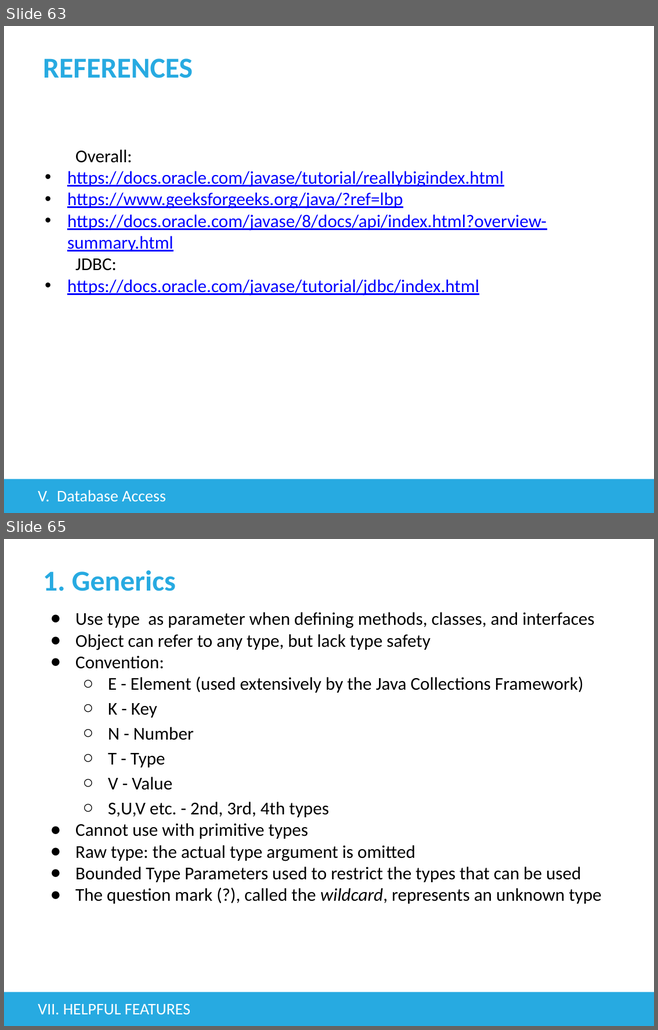
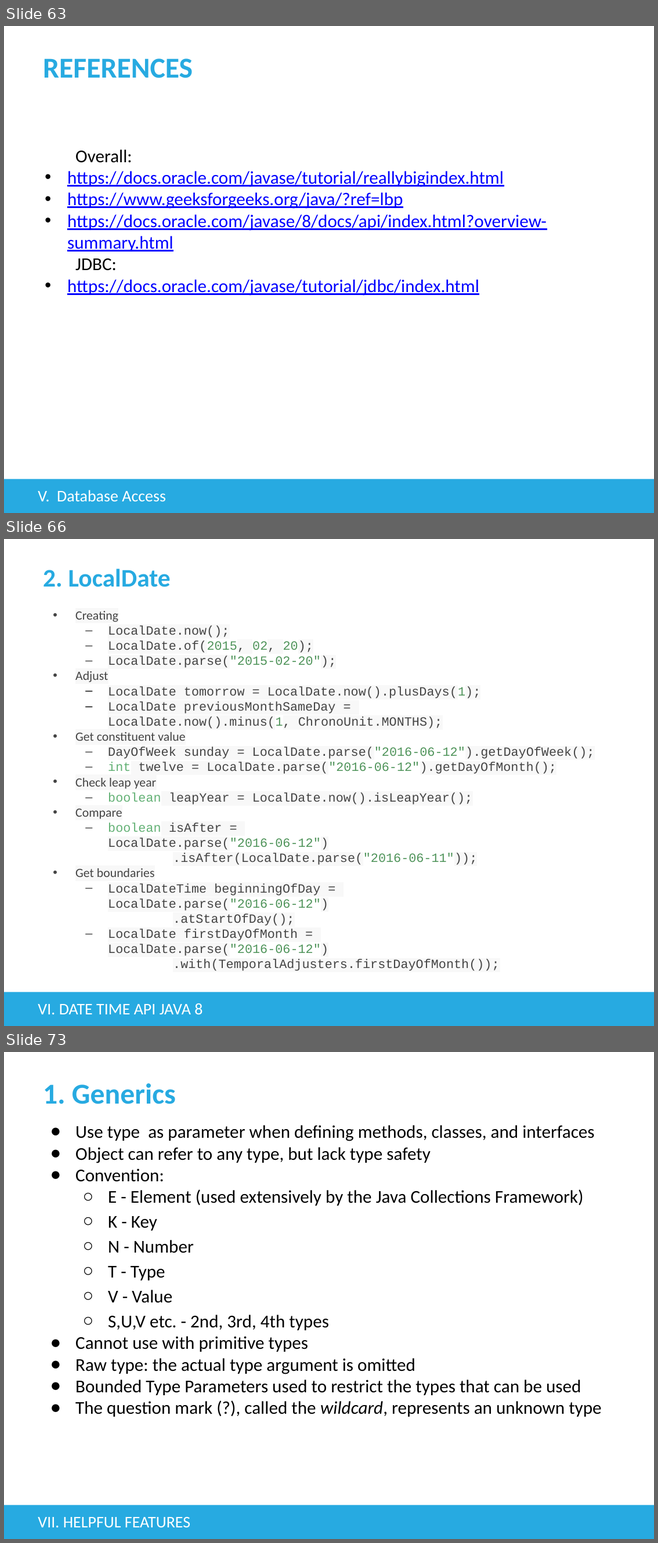
Before and after one commit to tienphat14/java-exercise, a slide deck: src/main/resources/Basic Java.pptx. Shown one above the other, each under a label of ours: slides 63 and 65 before the commit, slides 63, 66 and 73 after it; the slides between them are not shown. The pictures are 658x1030 and 658x1543 pixels, drawn with LibreOffice and Linux fonts; fonts in the diff are those of the drawing; background and template pictures are left out. Boxes give left, top, right and bottom in pixels: in the first picture for what was removed or moved away, otherwise in the second. Text is boxed around its words. In the diff, an @@ line names an element or a change of style, - is before the commit and + after.

```diff
--- a/src/main/resources/Basic Java.pptx
+++ b/src/main/resources/Basic Java.pptx
@@ slide 66 added at [4,539,654,1026], background #FFFFFF; not listed: 1 template element that a slide beside it also shows @@
@@ title added at [43,569,170,587], 28 pt, text #27AAE1, bold @@
+2. LocalDate
@@ text added at [75,611,594,971], 14 pt, text #444444 @@
+• Creating
+  – LocalDate.now();
+  – LocalDate.of(2015, 02, 20);
+  – LocalDate.parse("2015-02-20");
+• Adjust
+  – LocalDate tomorrow = LocalDate.now().plusDays(1);
+  – LocalDate previousMonthSameDay =
+LocalDate.now().minus(1, ChronoUnit.MONTHS);
+• Get constituent value
+  – DayOfWeek sunday = LocalDate.parse("2016-06-12").getDayOfWeek();
+  – int twelve = LocalDate.parse("2016-06-12").getDayOfMonth();
+• Check leap year
+  – boolean leapYear = LocalDate.now().isLeapYear();
+• Compare
+  – boolean isAfter =
+LocalDate.parse("2016-06-12")
+.isAfter(LocalDate.parse("2016-06-11"));
+• Get boundaries
+  – LocalDateTime beginningOfDay =
+LocalDate.parse("2016-06-12")
+.atStartOfDay();
+  – LocalDate firstDayOfMonth =
+LocalDate.parse("2016-06-12")
+.with(TemporalAdjusters.firstDayOfMonth());
@@ text added at [38,1004,202,1015], 18 pt, text #FFFFFF @@
+VI. DATE TIME API JAVA 8
@@ what was slide 65 is now slide 73 @@
```
Also in this commit, not shown: 3 slides changed, 9 other slides added, 4 other files.
